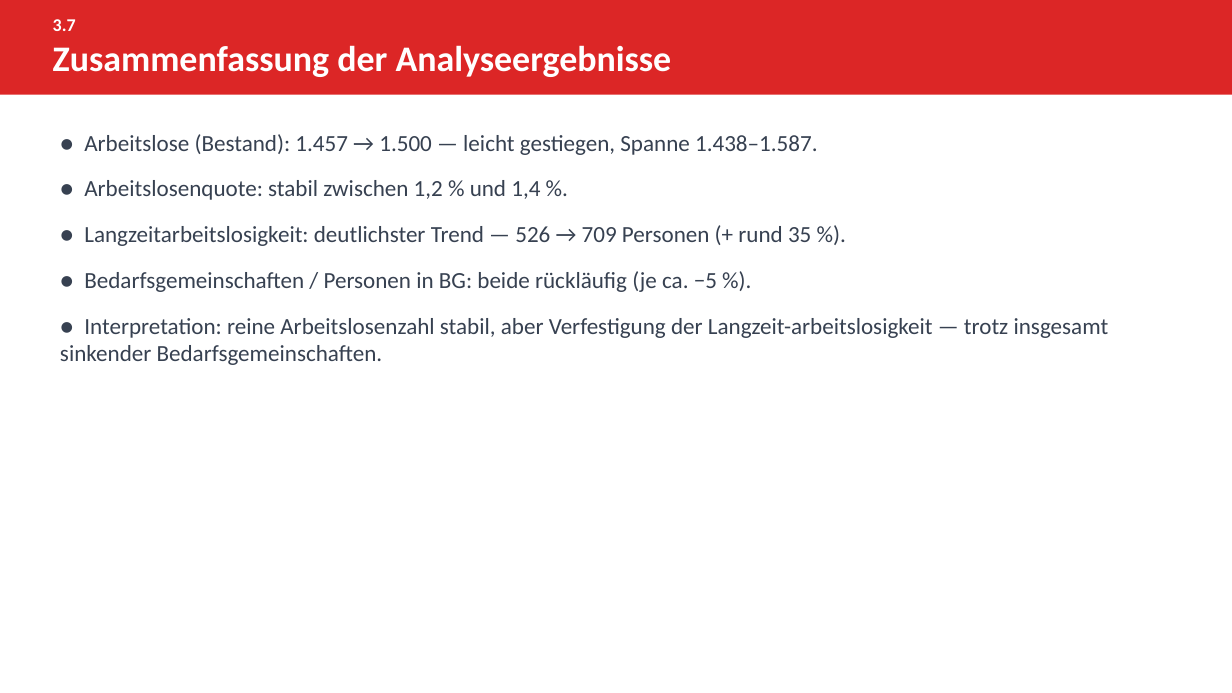
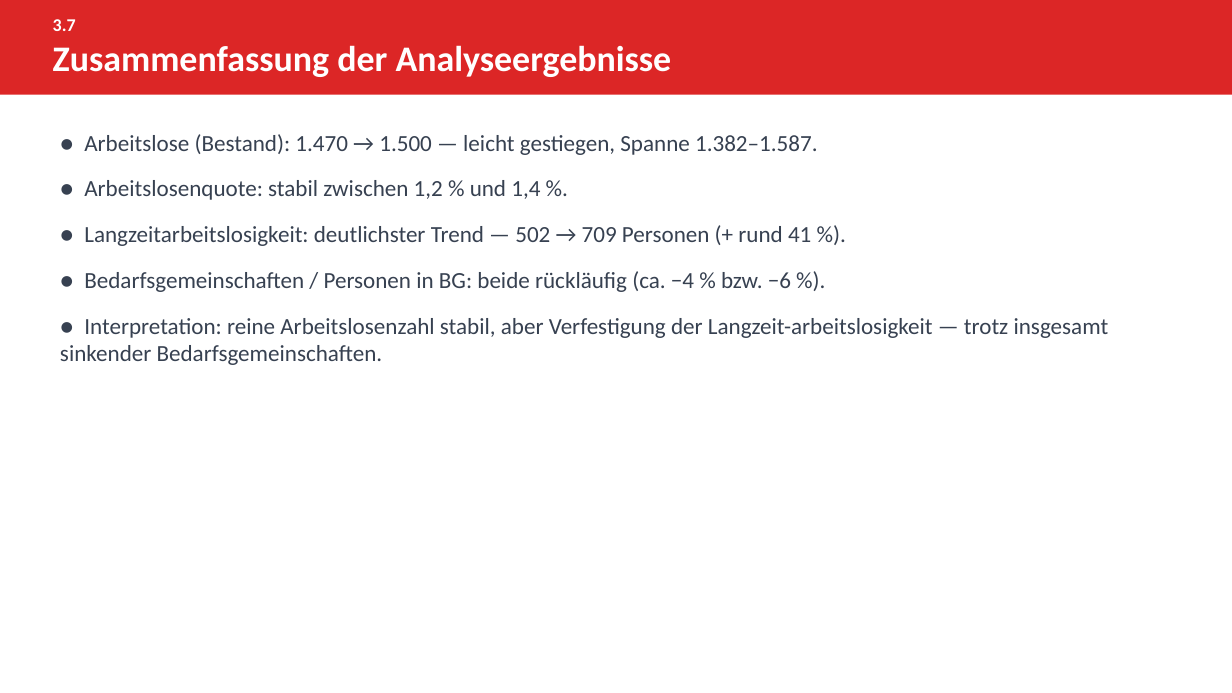
Before and after one commit to eufunk/arbeitsmarkt-regensburg, a slide deck: slide 17 of Dok/Projektpraesentation.pptx. Drawn at 1232x693 pixels with LibreOffice and Linux fonts; fonts in the diff are those of the drawing. Boxes give left, top, right and bottom in pixels: in the first picture for what was removed or moved away, otherwise in the second. Text is boxed around its words. In the diff, an @@ line names an element or a change of style, - is before the commit and + after.

```diff
--- a/Dok/Projektpraesentation.pptx
+++ b/Dok/Projektpraesentation.pptx
@@ text at (x1=84, y1=134, x2=818, y2=155): text changed @@
-● Arbeitslose (Bestand): 1.457 → 1.500 — leicht gestiegen, Spanne 1.438–1.587.
+● Arbeitslose (Bestand): 1.470 → 1.500 — leicht gestiegen, Spanne 1.382–1.587.
@@ text at (x1=84, y1=226, x2=811, y2=292): text changed @@
-● Langzeitarbeitslosigkeit: deutlichster Trend — 526 → 709 Personen (+ rund 35 %).
-● Bedarfsgemeinschaften / Personen in BG: beide rückläufig (je ca. −5 %).
+● Langzeitarbeitslosigkeit: deutlichster Trend — 502 → 709 Personen (+ rund 41 %).
+● Bedarfsgemeinschaften / Personen in BG: beide rückläufig (ca. −4 % bzw. −6 %).
```
Also in this commit, not shown: 10 other slides changed, 9 slides added, 21 other files.
